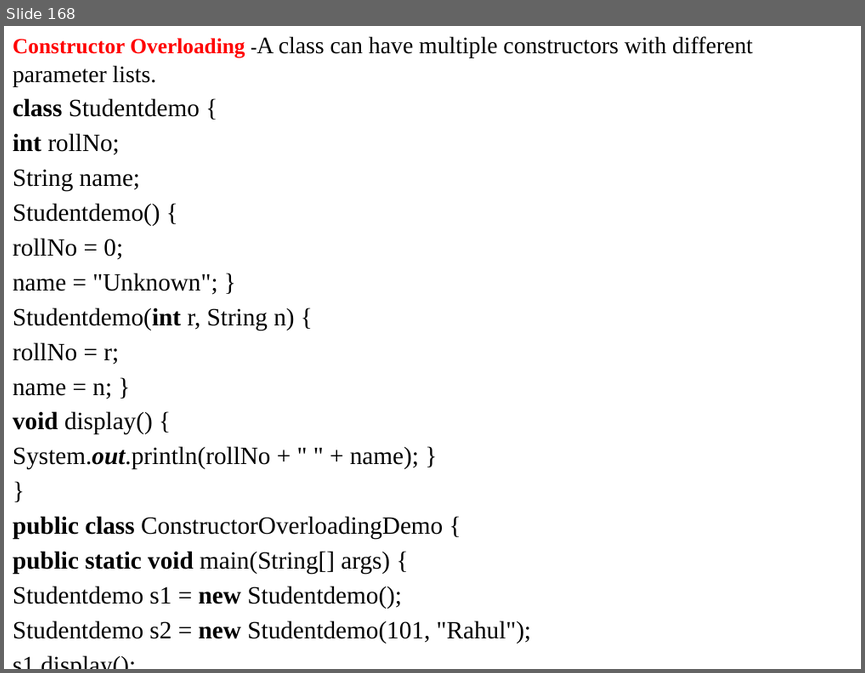
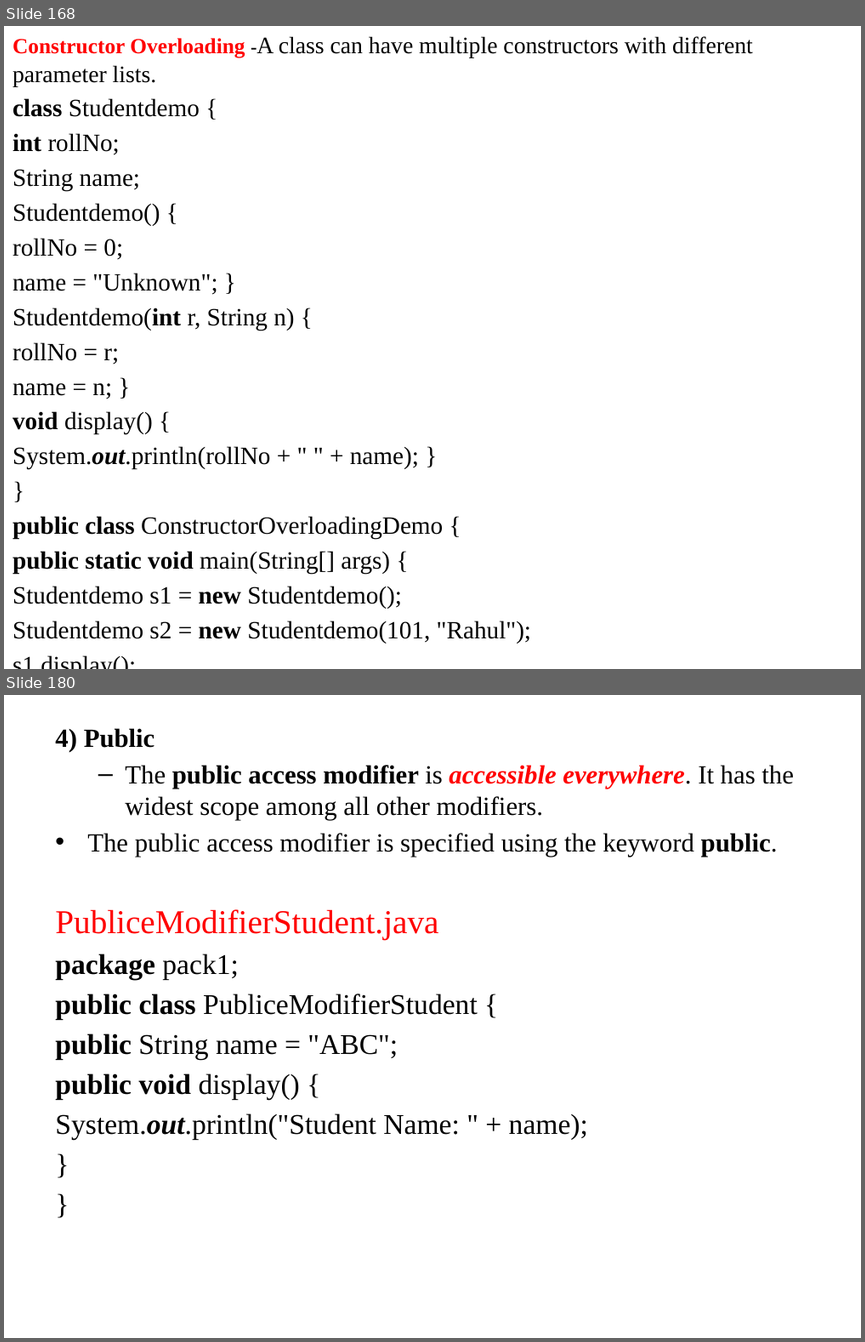
Before and after one commit to anvesh1987/Java-Programs-CSE-G, a slide deck: UNIT - I.pptx. Shown one above the other, each under a label of ours: slide 168 before the commit, slides 168 and 180 after it; the slides between them are not shown. The pictures are 865x673 and 865x1342 pixels, drawn with LibreOffice and Linux fonts; fonts in the diff are those of the drawing. Boxes give left, top, right and bottom in pixels: in the first picture for what was removed or moved away, otherwise in the second. Text is boxed around its words. In the diff, an @@ line names an element or a change of style, - is before the commit and + after.

```diff
--- a/UNIT - I.pptx
+++ b/UNIT - I.pptx
@@ slide 180 added at [4,695,861,1338], background #FFFFFF @@
@@ text added at [55,728,794,1140], 22 pt, text #000000 @@
+4) Public
+  – The public access modifier is accessible everywhere. It has the widest scope among all other modifiers.
+• The public access modifier is specified using the keyword public.
+PubliceModifierStudent.java
+package pack1;
+public class PubliceModifierStudent {
+public String name = "ABC";
+public void display() {
+System.out.println("Student Name: " + name);
+}
+}
```
Also in this commit, not shown: 1 slide changed, 32 other slides added, 39 slides removed.
